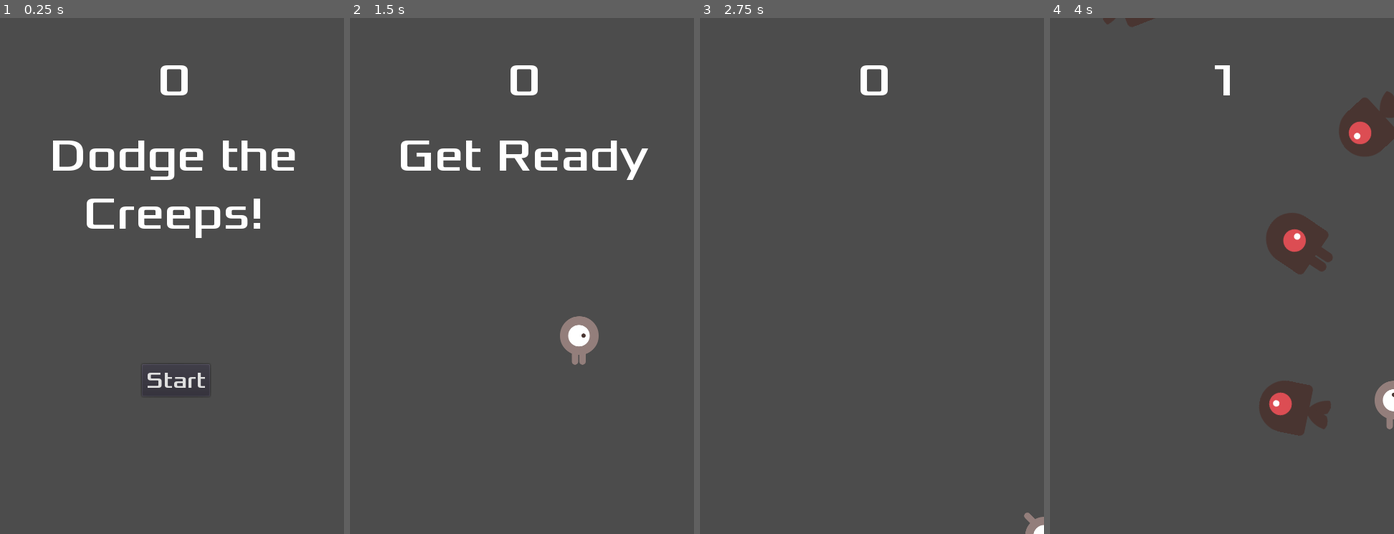
Above: before the commit, frames 1-4 (left to right).
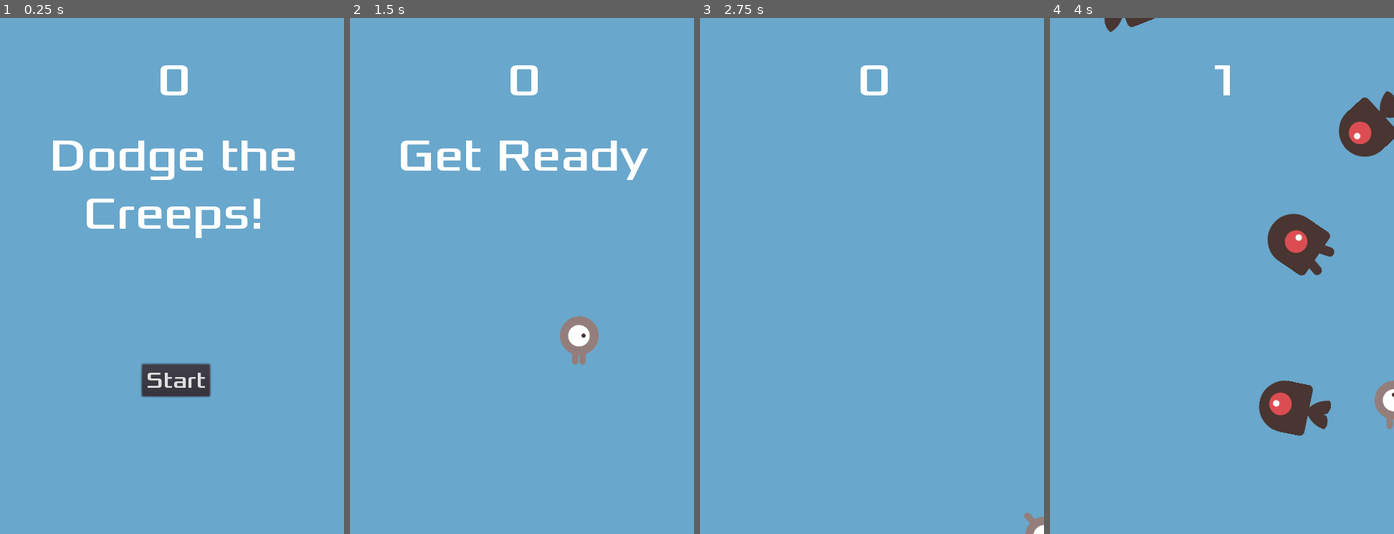
Above: after the commit, the same moments.

Repository: SolimanHub/godot_first_game
Game: Godot game, scene res://Main.tscn
The game is run twice, just before and just after one commit, with the same random seed, the same clock (stepped at 60 frames per second) and the same inputs.
Inputs:
- Up to frame 1 (0.25 s): no input
- Up to frame 2 (1.5 s): click "Start" at 0.5 s; tap Enter at 1.25 s; hold Right (ui_right) from 1.28 s (still down)
- Up to frame 3 (2.75 s): release Right (ui_right) at 2.03 s; hold Down (ui_down) from 2.03 s (still down)
- Up to frame 4 (4 s): release Down (ui_down) at 2.78 s; hold Right (ui_right) 2.78-3.53 s; hold Up (ui_up) from 3.53 s (still down)

The runs differ from the first frame. In frame 1, 96% of the frame differs, in the area x 0-100%, y 0-100%; in frame 2, 98%; in frame 3, 100%; in frame 4, 95%.

Commit message:
corregidos animaciones, add fondo, musica y conf enter

Diff:
--- a/HUD.tscn
+++ b/HUD.tscn
@@ -14,6 +14,12 @@
 [sub_resource type="DynamicFont" id=3]
 size = 32
 font_data = ExtResource( 1 )
+
+[sub_resource type="InputEventAction" id=6]
+action = "ui_accept"
+
+[sub_resource type="ShortCut" id=5]
+shortcut = SubResource( 6 )
 
 [node name="HUD" type="CanvasLayer"]
 script = ExtResource( 2 )
@@ -51,6 +57,7 @@
 margin_right = 293.271
 margin_bottom = 528.029
 custom_fonts/font = SubResource( 3 )
+shortcut = SubResource( 5 )
 text = "Start"
 __meta__ = {
 "_edit_use_anchors_": false
--- a/Main.gd
+++ b/Main.gd
@@ -11,6 +11,8 @@
 	$MobTimer.stop()
 	$HUD.show_game_over()
 	get_tree().call_group("mobs", "queue_free")
+	$Music.stop()
+	$DeathSound.play()
 
 func new_game():
 	score = 0
@@ -18,6 +20,7 @@
 	$StartTimer.start()
 	$HUD.update_score(score)
 	$HUD.show_message("Get Ready")
+	$Music.play()
 
 func _on_StartTimer_timeout():
 	$MobTimer.start()
--- a/Main.tscn
+++ b/Main.tscn
@@ -1,9 +1,11 @@
-[gd_scene load_steps=6 format=2]
+[gd_scene load_steps=8 format=2]
 
 [ext_resource path="res://Player.tscn" type="PackedScene" id=1]
 [ext_resource path="res://Main.gd" type="Script" id=2]
 [ext_resource path="res://Mob.tscn" type="PackedScene" id=3]
 [ext_resource path="res://HUD.tscn" type="PackedScene" id=4]
+[ext_resource path="res://dodge_assets/art/House In a Forest Loop.ogg" type="AudioStream" id=5]
+[ext_resource path="res://dodge_assets/art/gameover.wav" type="AudioStream" id=6]
 
 [sub_resource type="Curve2D" id=1]
 _data = {
@@ -13,6 +15,14 @@
 [node name="Main" type="Node"]
 script = ExtResource( 2 )
 Mob = ExtResource( 3 )
+
+[node name="ColorRect" type="ColorRect" parent="."]
+margin_right = 480.0
+margin_bottom = 728.0
+color = Color( 0.415686, 0.658824, 0.803922, 1 )
+__meta__ = {
+"_edit_use_anchors_": false
+}
 
 [node name="Player" parent="." instance=ExtResource( 1 )]
 
@@ -35,6 +45,12 @@
 
 [node name="HUD" parent="." instance=ExtResource( 4 )]
 
+[node name="DeathSound" type="AudioStreamPlayer2D" parent="."]
+stream = ExtResource( 6 )
+
+[node name="Music" type="AudioStreamPlayer2D" parent="."]
+stream = ExtResource( 5 )
+
 [connection signal="hit" from="Player" to="." method="game_over"]
 [connection signal="timeout" from="MobTimer" to="." method="_on_MobTimer_timeout"]
 [connection signal="timeout" from="ScoreTimer" to="." method="_on_ScoreTimer_timeout"]
--- a/Mob.tscn
+++ b/Mob.tscn
@@ -30,7 +30,9 @@
 radius = 35.9463
 height = 20.0
 
-[node name="Mob" type="RigidBody2D"]
+[node name="Mob" type="RigidBody2D" groups=[
+"mobs",
+]]
 collision_mask = 0
 gravity_scale = 0.0
 script = ExtResource( 7 )
@@ -39,6 +41,7 @@
 scale = Vector2( 0.75, 0.75 )
 frames = SubResource( 1 )
 animation = "walk"
+playing = true
 
 [node name="CollisionShape2D" type="CollisionShape2D" parent="."]
 rotation = 1.5708
Not shown: 1 places in HUD.tscn that only renumber resources
